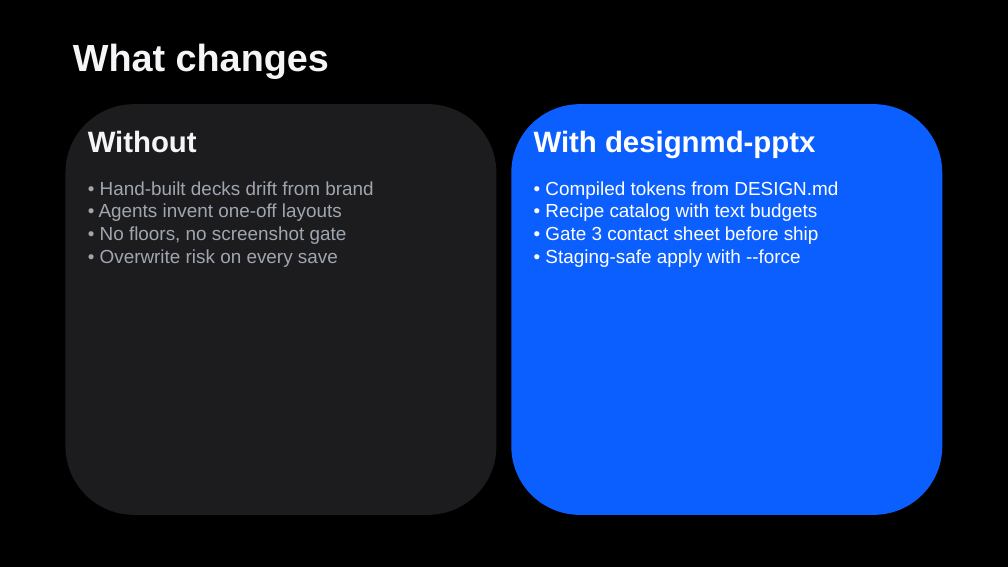
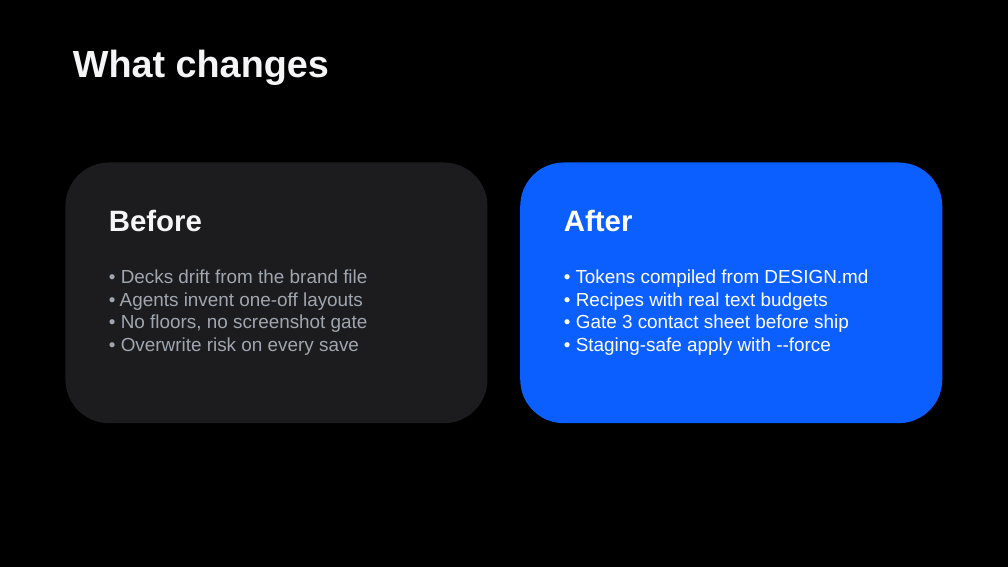
Before and after one commit to kimmingul/designmd-pptx, a slide deck: slide 3 of demo/designmd-pptx-intro-v2.1.2.pptx. Drawn at 1008x567 pixels with LibreOffice and Linux fonts; fonts in the diff are those of the drawing. Boxes give left, top, right and bottom in pixels: in the first picture for what was removed or moved away, otherwise in the second. Text is boxed around its words. In the diff, an @@ line names an element or a change of style, - is before the commit and + after.

Commit message:
fix(recipes): before/after spacing from content, not canvas fill
Slide 3 was two 13.8 cm slabs with a 10.5 cm hollow body box and a
hard-coded 0.5 cm column gap — margins and size were ignored.

Size panels from pad + head + line-count body; column gap follows design
gap; inner pad tracks margin; bottom stage margin matches side margin;
settle the pair in the remaining band so cards neither flood the slide
nor float in the top third.

```diff
--- a/demo/designmd-pptx-intro-v2.1.2.pptx
+++ b/demo/designmd-pptx-intro-v2.1.2.pptx
@@ text "What changes": place and size @@
-text "What changes" at (73, 43, 329, 78)
+text "What changes" at (73, 49, 329, 84)
@@ rounded rectangle: place and size @@
-rounded rectangle at (66, 104, 497, 515)
+rounded rectangle at (66, 163, 488, 423)
@@ rounded rectangle: place and size @@
-rounded rectangle at (511, 104, 942, 515)
+rounded rectangle at (520, 163, 942, 423)
@@ text at (109, 209, 202, 232): text changed @@
-Without
+Before
@@ text at (564, 209, 633, 232): text changed @@
-With designmd-pptx
+After
@@ text "• Decks drift from the ...": place and size @@
-text "• Decks drift from the ..." at (99, 181, 373, 267)
+text "• Decks drift from the ..." at (120, 269, 368, 355)
@@ text at (121, 269, 367, 283): text changed @@
-• Hand-built decks drift from brand
+• Decks drift from the brand file
@@ text "• Tokens compiled from DESIGN.md": place and size @@
-text "• Tokens compiled from DESIGN.md" at (545, 181, 838, 267)
+text "• Tokens compiled from DESIGN.md" at (576, 269, 868, 355)
@@ text at (576, 269, 868, 310): text changed @@
-• Compiled tokens from DESIGN.md
-• Recipe catalog with text budgets
+• Tokens compiled from DESIGN.md
+• Recipes with real text budgets
```
Also in this commit, not shown: 7 other files.
